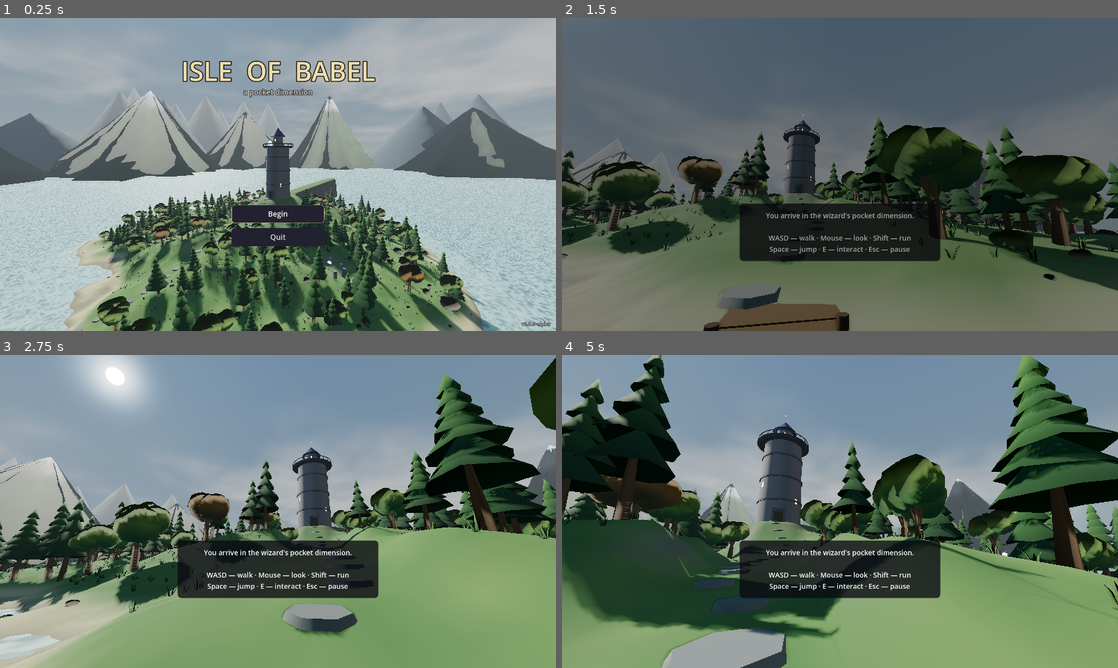
Above: before the commit, frames 1-4 (two rows, left to right).
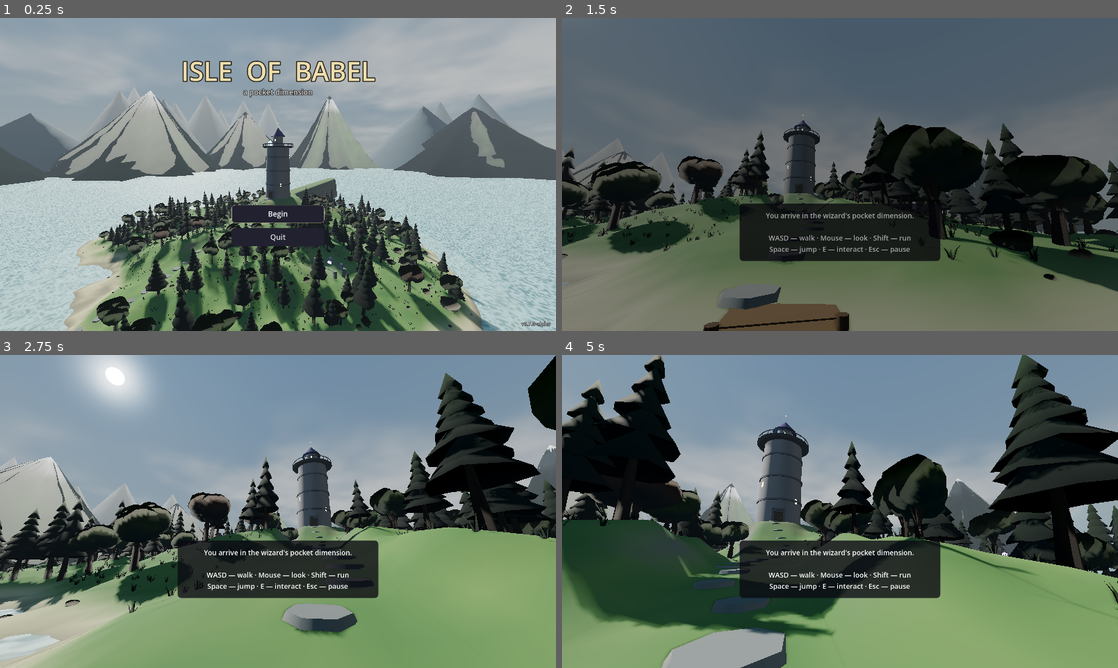
Above: after the commit, the same moments.

Repository: acaylor/isle-of-babel
Game: Godot game, scene res://scenes/island.tscn
Two runs of this game, one before a commit and one after it. Both use one fixed random seed, a clock stepped at 60 frames per second and the inputs below.
Inputs (mouse positions are in pixels of both pictures, inside the frame that each line leads up to):
- Up to frame 1 (0.25 s): no input
- Up to frame 2 (1.5 s): click "Begin" at 0.5 s; move the mouse to (867, 174) at 1.27 s; hold W (move_forward) from 1.28 s (still down); hold F (flip) from 1.28 s (still down)
- Up to frame 3 (2.75 s): keep holding W (move_forward); tap Space (jump) at 1.52, 1.82, 2.27, 2.57 s; move the mouse to (250, 511) at 2.02 s; release F (flip) at 2.03 s; tap E (interact) at 2.1 s
- Up to frame 4 (5 s): keep holding W (move_forward); move the mouse to (851, 505) at 2.77 s; hold Shift (sprint) 2.78-3.53 s; move the mouse to (834, 517) at 3.52 s; tap Q (summon) at 3.6 s; tap Space (jump) at 3.77, 4.07, 4.52, 4.82 s; move the mouse to (878, 514) at 4.27 s; hold F (flip) from 4.28 s (still down)

The runs differ from the first frame. In frame 1, 5.1% of the frame differs, in the area x 17-96%, y 54-100%; in frame 2, 4.7%; in frame 3, 8.1%; in frame 4, 13%, in the area x 0-100%, y 0-91%.

Commit message:
Visual fidelity 5+6: strata on the rock, wind in the trees, pollen
Item 5 - the boundary cliffs and ring mountains wear horizontal
strata: noise-warped bedding bands with oxide seams and pale crest
weathering, done as vertex colors in the forest terrain colors and
Flora.mountain_mesh (no shader needed).

Item 6 - shaders/sway.gdshader displaces flora vertices by a world-
phase sine, weighted by mesh-space height (VERTEX is pre-instance-
transform under MultiMesh) so trunks stay planted at any scale.
Applied via Flora._finish_sway to pines, broadleaves, bushes, grass,
and ferns; the shader converts sRGB vertex colors exactly as
vc_mat did so the palette is unchanged. Pollen motes are seeded and
ride the forest's existing drift-mote registry rather than
GPUParticles, keeping the world byte-identical per launch.

Verified: exaggerated-amplitude capture shows canopies displaced
frame to frame with planted trunks; strata visible in voyage and
jetty captures; pollen visible in the clearing god-ray. New smoke
assertion (forest must register pollen) proven to fail with
_build_pollen disabled ("SMOKE FAIL: forest has no pollen motes"),
then restored; suite passes. Starts 0.7.0-alpha.

Co-Authored-By: Claude Fable 5 <noreply@anthropic.com>
Claude-Session: https://claude.ai/code/session_015F88J5raUWELhWR8UkyXCZ

Diff:
--- a/autoload/game.gd
+++ b/autoload/game.gd
@@ -3,7 +3,7 @@
 ## the spawn point the next scene should place the player at, and the
 ## pause menu.
 
-const VERSION := "0.6.0-alpha"
+const VERSION := "0.7.0-alpha"
 const FADE_OUT := 0.45
 const FADE_IN := 0.7
 
--- a/scenes/forest.gd
+++ b/scenes/forest.gd
@@ -87,6 +87,7 @@
 	_build_logs()
 	_build_rocks()
 	_build_bushes_and_grass()
+	_build_pollen()
 	_spawn_player()
 
 func _process(delta: float) -> void:
@@ -184,8 +185,19 @@
 	c = c.lerp(Color(0.46, 0.38, 0.26), smoothstep(3.0, 1.1, _trail_dist(x, z)) * 0.75)
 	# Mossy dimness deep inland.
 	c = c.lerp(Color(0.24, 0.34, 0.20), smoothstep(20.0, -60.0, z) * 0.35)
-	# The boundary walls are bare rock above the treeline.
-	c = c.lerp(Color(0.46, 0.44, 0.42), smoothstep(22.0, 36.0, h))
+	# The boundary walls are bare rock above the treeline, banded with
+	# strata so the cliffs read as bedded stone rather than gray planes.
+	var rock_t := smoothstep(22.0, 36.0, h)
+	if rock_t > 0.001:
+		var wobble := _detail.get_noise_2d(x * 0.3, z * 0.3)
+		var band := 0.5 + 0.5 * sin(h * 0.5 + wobble * 5.0)
+		var rock := Color(0.42, 0.40, 0.38).lerp(Color(0.54, 0.50, 0.44), band * 0.75)
+		# An occasional warm oxide seam between beds.
+		var seam := smoothstep(0.82, 1.0, 0.5 + 0.5 * sin(h * 0.16 + wobble * 3.0))
+		rock = rock.lerp(Color(0.49, 0.41, 0.33), seam * 0.5)
+		# Pale weathering toward the crests.
+		rock = rock.lerp(Color(0.58, 0.57, 0.54), smoothstep(55.0, 74.0, h))
+		c = c.lerp(rock, rock_t)
 	return c
 
 func _make_trail() -> void:
@@ -1320,6 +1332,36 @@
 			transforms.append(Transform3D(basis, Vector3(x, h - 0.02, z)))
 		_multimesh_of(grasses[v], transforms)
 
+## Sparse pollen: tiny luminous motes adrift under the canopy, thickest
+## along the trail and around the ruin clearing where the light shafts
+## fall. They ride the existing drift-mote registry.
+var _pollen_count := 0
+
+func _build_pollen() -> void:
+	var rng := RandomNumberGenerator.new()
+	rng.seed = 6174
+	var mesh := SphereMesh.new()
+	mesh.radius = 0.03
+	mesh.height = 0.06
+	mesh.radial_segments = 6
+	mesh.rings = 3
+	var mat := Forge.mat(Color(1.0, 0.95, 0.7), 0.4, Color(1.0, 0.9, 0.55), 1.6)
+	var attempts := 0
+	while attempts < 700 and _pollen_count < 90:
+		attempts += 1
+		var x := rng.randf_range(-110.0, 110.0)
+		var z := rng.randf_range(-100.0, 80.0)
+		# Cluster where the walker goes; a few strays drift elsewhere.
+		var near := minf(_trail_dist(x, z), Vector2(x, z).distance_to(RUIN_POS))
+		if near > 14.0 and rng.randf() < 0.85:
+			continue
+		var h := height_at(x, z)
+		if h < 0.5:
+			continue
+		var mi := Forge.mesh(self, mesh, mat, Vector3(x, h + rng.randf_range(0.6, 3.2), z))
+		_register_mote(mi, rng.randf() * TAU)
+		_pollen_count += 1
+
 # -- player --------------------------------------------------------------------
 
 func _spawn_player() -> void:
--- a/scripts/flora.gd
+++ b/scripts/flora.gd
@@ -27,6 +27,19 @@
 	var mesh := st.commit()
 	var mat := Forge.vc_mat(rough)
 	mat.cull_mode = BaseMaterial3D.CULL_DISABLED
+	mesh.surface_set_material(0, mat)
+	return mesh
+
+## Finish living flora with the wind-sway shader instead of the static
+## vertex-color material. `start`/`full` are mesh-space heights where sway
+## fades in, so trunks stay planted; `amp` is the displacement at `full`.
+static func _finish_sway(st: SurfaceTool, amp: float, start: float, full: float) -> ArrayMesh:
+	var mesh := st.commit()
+	var mat := ShaderMaterial.new()
+	mat.shader = load("res://shaders/sway.gdshader")
+	mat.set_shader_parameter("sway_amp", amp)
+	mat.set_shader_parameter("weight_start", start)
+	mat.set_shader_parameter("weight_full", full)
 	mesh.surface_set_material(0, mat)
 	return mesh
 
@@ -140,7 +153,7 @@
 		var c_tip := leaf.lerp(tip, t)
 		var off := bend * lerpf(1.0, 2.0, t)
 		_cone_layer(st, rng, Vector3(off.x, y, off.z), r, h, c_base, c_tip)
-	return _finish(st)
+	return _finish_sway(st, 0.05, 1.5, 5.2)
 
 static func broadleaf_mesh(seed_v: int, autumn := false) -> ArrayMesh:
 	var rng := _rng(seed_v)
@@ -176,7 +189,7 @@
 			var c := deep.lerp(bright, clampf(dir.y * 0.5 + 0.35 + l * 0.5 + jitter, 0.0, 1.0))
 			return c
 		_blob(st, noise, center, radius, rng.randf_range(0.78, 0.95), 0.22, color_cb)
-	return _finish(st)
+	return _finish_sway(st, 0.06, 1.6, 3.6)
 
 static func bush_mesh(seed_v: int) -> ArrayMesh:
 	var rng := _rng(seed_v)
@@ -189,7 +202,7 @@
 	for i in rng.randi_range(2, 3):
 		var c := Vector3(rng.randf_range(-0.3, 0.3), rng.randf_range(0.25, 0.45), rng.randf_range(-0.3, 0.3))
 		_blob(st, noise, c, rng.randf_range(0.4, 0.65), 0.75, 0.3, color_cb, 6, 8)
-	return _finish(st)
+	return _finish_sway(st, 0.025, 0.2, 0.8)
 
 # -- rocks -------------------------------------------------------------------
 
@@ -246,7 +259,7 @@
 				stem_top + Vector3(cos(qa) * s, 0, sin(qa) * s),
 				stem_top + Vector3(cos(qb) * s, 0, sin(qb) * s),
 				Vector3.UP, Vector3.UP, Vector3.UP, heart, flower, flower)
-	return _finish(st)
+	return _finish_sway(st, 0.035, 0.05, 0.4)
 
 # -- forest floor ------------------------------------------------------------
 
@@ -290,7 +303,7 @@
 				_tri(st, p0, p1.lerp(p0, 0.45), tip_p,
 					Vector3.UP, Vector3.UP, Vector3.UP,
 					mid.lerp(bright, t), c1, deep.lerp(mid, t))
-	return _finish(st)
+	return _finish_sway(st, 0.03, 0.05, 0.45)
 
 ## A fallen, moss-topped log: a tapered trunk lying along +X with broken
 ## end rings, a couple of branch stubs, and a few small mushrooms.
@@ -415,13 +428,18 @@
 	var forest_a := Color(0.16, 0.33, 0.16)
 	var forest_b := Color(0.26, 0.44, 0.20)
 	var rock_c := Color(0.40, 0.38, 0.37)
+	var rock_band := Color(0.51, 0.47, 0.42)
 	var snow_c := Color(0.91, 0.93, 0.96)
 	var color_at := func(i: int, j: int) -> Color:
 		var p: Vector3 = pts[idx.call(i, j)]
 		var up_t := p.y / height
 		var m := mottle.get_noise_3d(p.x, p.y * 2.0, p.z)
 		var c := forest_a.lerp(forest_b, clampf(m * 1.4 + 0.5, 0.0, 1.0))
-		c = c.lerp(rock_c, smoothstep(0.62, 0.85, up_t + m * 0.18))
+		# Horizontal strata across the exposed rock, warped by the mottle
+		# noise so the bands read as bedding planes rather than stripes.
+		var band := 0.5 + 0.5 * sin(p.y * 0.35 + m * 7.0)
+		var rock := rock_c.lerp(rock_band, band * 0.7)
+		c = c.lerp(rock, smoothstep(0.62, 0.85, up_t + m * 0.18))
 		if snowy:
 			c = c.lerp(snow_c, smoothstep(0.74, 0.86, up_t + m * 0.12))
 		return c
--- /dev/null
+++ b/shaders/sway.gdshader
@@ -0,0 +1,32 @@
+shader_type spatial;
+render_mode cull_disabled;
+
+// Wind sway for triangle-soup flora. Displacement is weighted by the
+// vertex's height in unscaled mesh space (VERTEX is pre-instance-transform
+// even under MultiMesh), so trunk bases stay planted while tops move, and
+// the same mesh works at any instance scale. World position drives the
+// phase so neighboring instances never sway in lockstep.
+uniform float sway_amp = 0.05;
+uniform float sway_freq = 0.9;
+uniform float weight_start = 1.2;
+uniform float weight_full = 4.5;
+
+// Vertex colors are authored sRGB (see Forge.vc_mat); convert exactly as
+// StandardMaterial3D's vertex_color_is_srgb does or the palette shifts.
+vec3 srgb_to_linear(vec3 c) {
+	return mix(pow((c + 0.055) / 1.055, vec3(2.4)), c / 12.92, lessThan(c, vec3(0.04045)));
+}
+
+void vertex() {
+	vec3 wpos = (MODEL_MATRIX * vec4(VERTEX, 1.0)).xyz;
+	float w = smoothstep(weight_start, weight_full, VERTEX.y);
+	float ph = wpos.x * 0.35 + wpos.z * 0.28;
+	VERTEX.x += sin(TIME * sway_freq + ph) * sway_amp * w;
+	VERTEX.z += cos(TIME * sway_freq * 0.8 + ph * 1.3) * sway_amp * 0.7 * w;
+}
+
+void fragment() {
+	ALBEDO = srgb_to_linear(COLOR.rgb);
+	ROUGHNESS = 1.0;
+	METALLIC = 0.0;
+}
--- a/tests/observer.gd
+++ b/tests/observer.gd
@@ -105,6 +105,8 @@
 				var p := _expect_player()
 				if p and p.global_position.y < -1.0:
 					_fail("player fell through the forest")
+				if int(get_tree().current_scene.get("_pollen_count")) <= 0:
+					_fail("forest has no pollen motes")
 				if p:
 					var pages := BookLore.journal_pages()
 					if pages.size() < 3:
Not shown, added: shaders/sway.gdshader.uid
Not shown, changed: CHANGELOG.md
Not shown, changed: docs/VISUAL_FIDELITY.md
